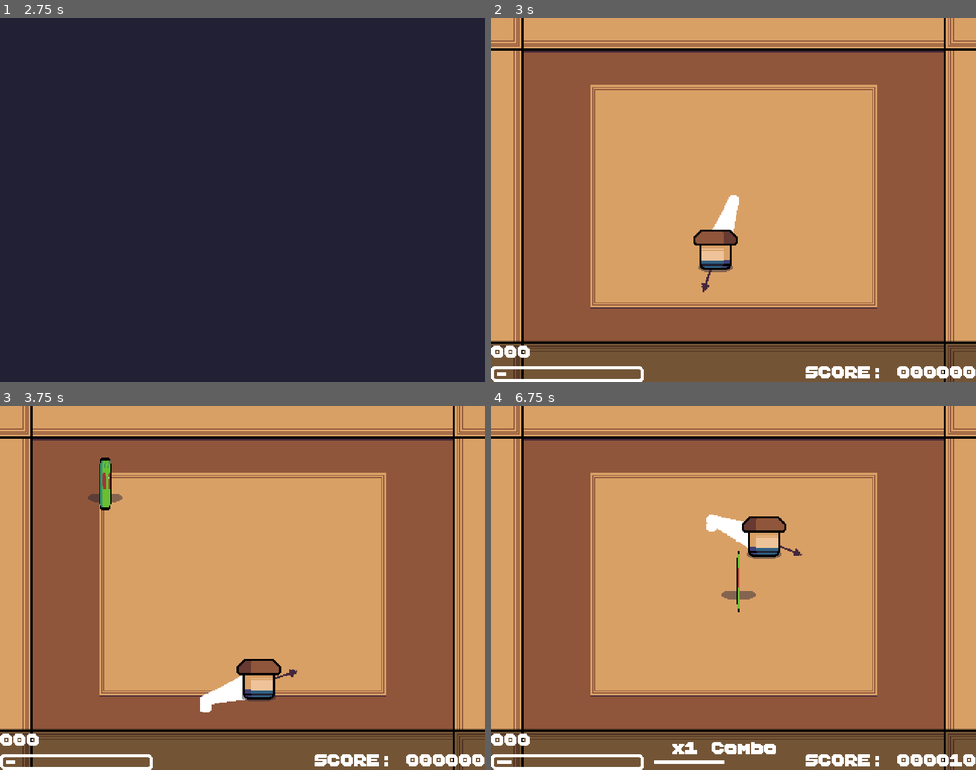
Above: before the commit, frames 1-4 (two rows, left to right).
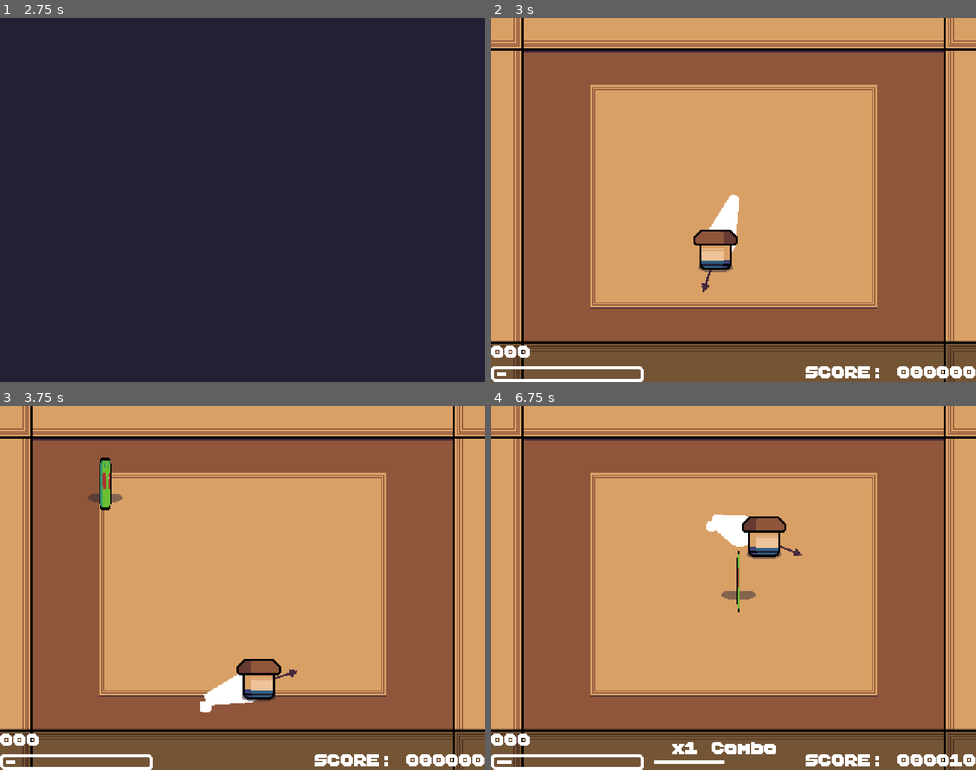
Above: after the commit, the same moments.

Repository: NexusrexDev/Bushidash
Game: Godot game, scene res://World/nex_logo.tscn
Two runs of this game, one before a commit and one after it. Both use one fixed random seed, a clock stepped at 60 frames per second and the inputs below.
Inputs (mouse positions are in pixels of both pictures, inside the frame that each line leads up to):
- Up to frame 1 (2.75 s): tap Enter at 0.5 s; move the mouse to (349, 181) at 0.52 s; click (349, 181) at 0.67 s; move the mouse to (145, 218) at 1.27 s; click (145, 218) at 1.42 s; tap Space at 2 s; move the mouse to (291, 119) at 2.02 s; click (291, 119) at 2.17 s
- Up to frame 2 (3 s): tap Enter at 2.75 s; move the mouse to (709, 272) at 2.77 s; click (709, 272) at 2.92 s
- Up to frame 3 (3.75 s): move the mouse to (388, 642) at 3.52 s; click (388, 642) at 3.67 s
- Up to frame 4 (6.75 s): move the mouse to (588, 533) at 4.27 s; click (588, 533) at 4.42 s; move the mouse to (757, 588) at 5.02 s; click (757, 588) at 5.17 s; move the mouse to (660, 497) at 5.77 s; click (660, 497) at 5.92 s; move the mouse to (840, 569) at 6.52 s; click (840, 569) at 6.67 s

Frame 1 is identical in both runs. In frame 2, less than 0.1% of the frame differs, in the area x 45-52%, y 48-65%; in frame 3, 0.1%; in frame 4, 0.2%, in the area x 44-53%, y 29-39%.

Commit message:
Trail bug: Lack of delta usage

Diff:
--- a/Particles/trail.gd
+++ b/Particles/trail.gd
@@ -1,16 +1,25 @@
 extends Line2D
 
-@export var MAX_POINTS: int = 4
-var point_queue: Array = []
+@export var MAX_POINTS: int = 2
+var _point_queue: Array = []
+var _timer : Timer
 
-func _process(_delta: float) -> void:
-	point_queue.push_front(get_parent().position)
+func _ready() -> void:
+	_timer = Timer.new()
+	_timer.wait_time = 0.05
+	_timer.one_shot = false
+	_timer.connect("timeout", Callable(self, _update_trail.get_method()))
+	add_child(_timer)
+	_timer.start()
+
+func _update_trail() -> void:
+	_point_queue.push_front(get_parent().position)
 	if points.size() > MAX_POINTS:
-		point_queue.pop_back()
+		_point_queue.pop_back()
 
 	clear_points()
 
-	for point: Vector2 in point_queue:
+	for point: Vector2 in _point_queue:
 		add_point(point)
 
 func stop() -> void:
Not shown, changed: .gitignore
